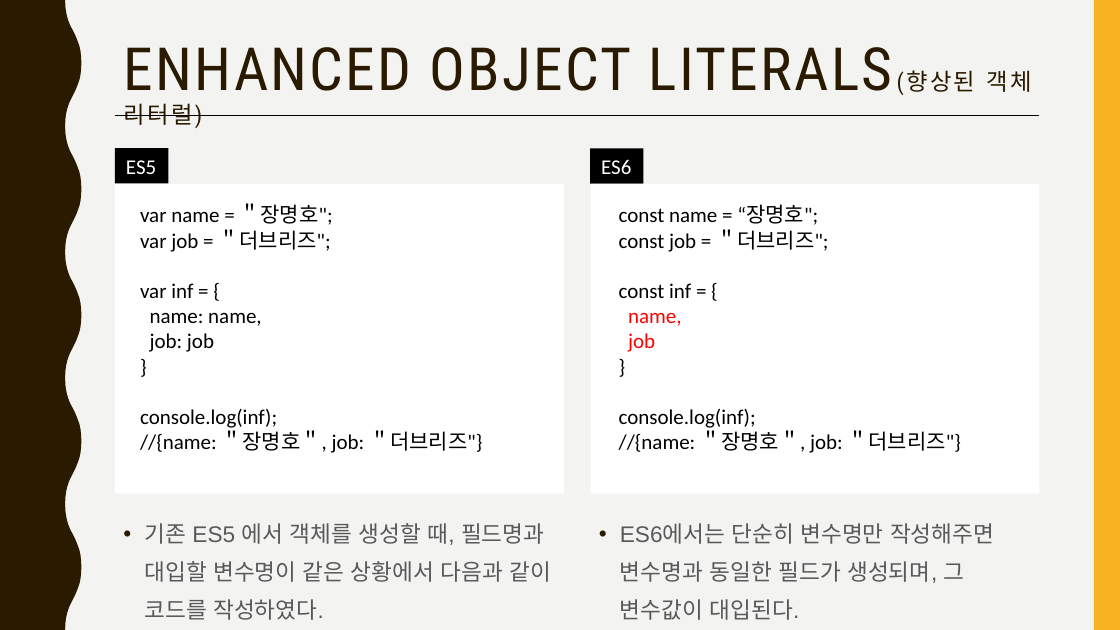
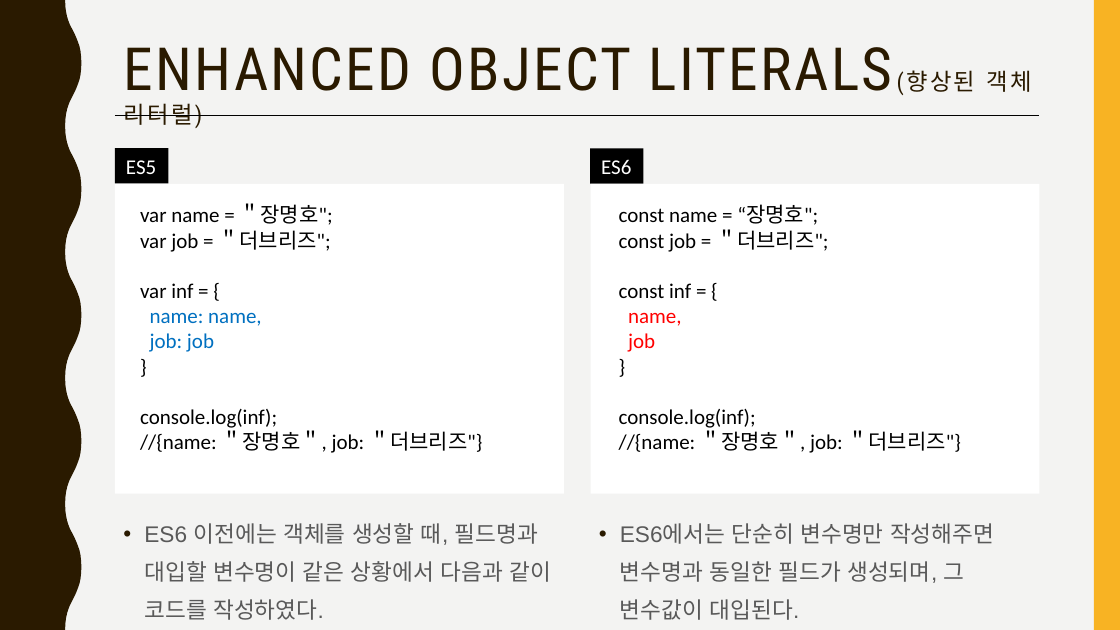
Before and after one commit to jangmang/ECMAScript6-ECMAScript201-, a slide deck: slide 13 of ES6.pptx. Drawn at 1120x630 pixels with LibreOffice and Linux fonts; fonts in the diff are those of the drawing. Boxes give left, top, right and bottom in pixels: in the first picture for what was removed or moved away, otherwise in the second. Text is boxed around its words. In the diff, an @@ line names an element or a change of style, - is before the commit and + after.

```diff
--- a/ES6.pptx
+++ b/ES6.pptx
@@ text at (150,312,262,352): text colour #000000 to #0070C0 in "name: name,", "job: job" @@
@@ text at (144,523,551,620): text changed @@
-• 기존 ES5 에서 객체를 생성할 때, 필드명과 대입할 변수명이 같은 상황에서 다음과 같이 코드를 작성하였다.
+• ES6 이전에는 객체를 생성할 때, 필드명과 대입할 변수명이 같은 상황에서 다음과 같이 코드를 작성하였다.
```
Also in this commit, not shown: 10 other slides changed, 5 slides added, 7 other files.
